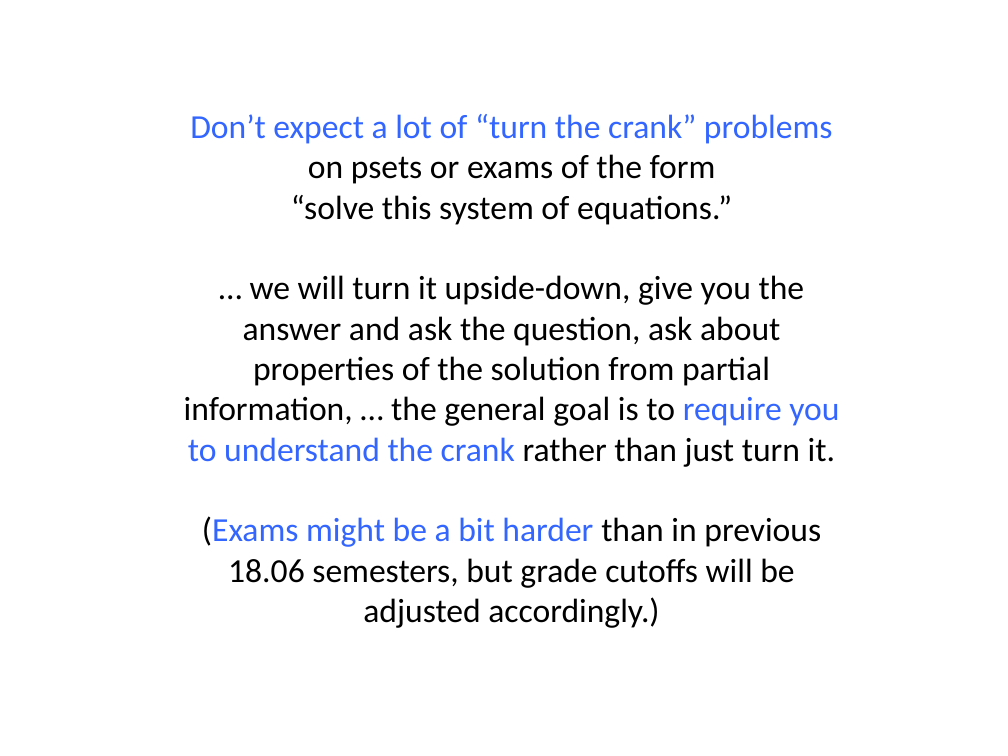
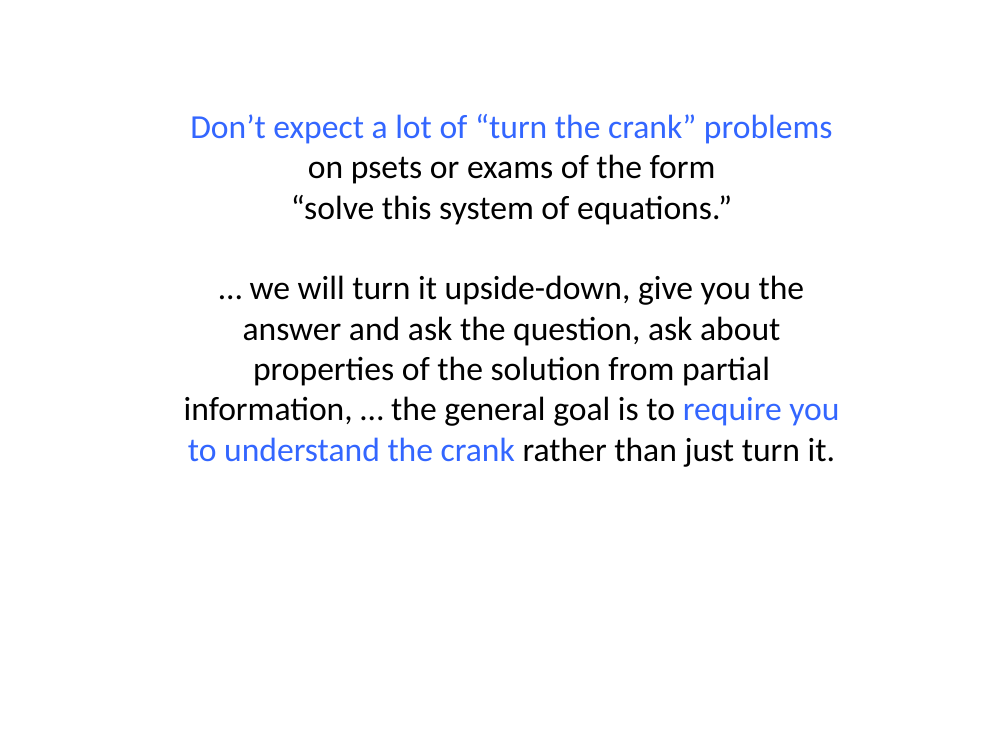
Before and after one commit to mitmath/1806, a slide deck: slide 9 of lectures/1806overview.pptx (slide 8 before the commit). Drawn at 1008x756 pixels with LibreOffice and Linux fonts; fonts in the diff are those of the drawing. Boxes give left, top, right and bottom in pixels: in the first picture for what was removed or moved away, otherwise in the second. Text is boxed around its words. In the diff, an @@ line names an element or a change of style, - is before the commit and + after.

```diff
--- a/lectures/1806overview.pptx
+++ b/lectures/1806overview.pptx
@@ text at (202,516,821,628): paragraph removed @@
-(Exams might be a bit harder than in previous 18.06 semesters, but grade cutoffs will be adjusted accordingly.)
```
Also in this commit, not shown: 1 slide added, 1 other file.
